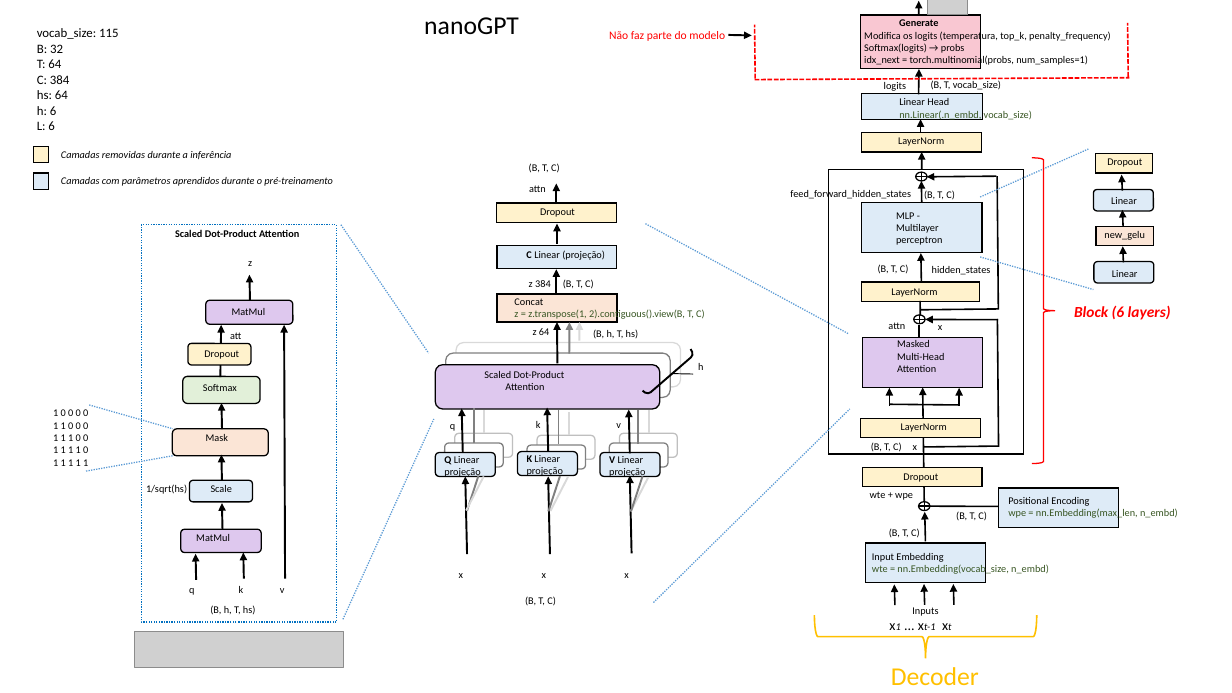
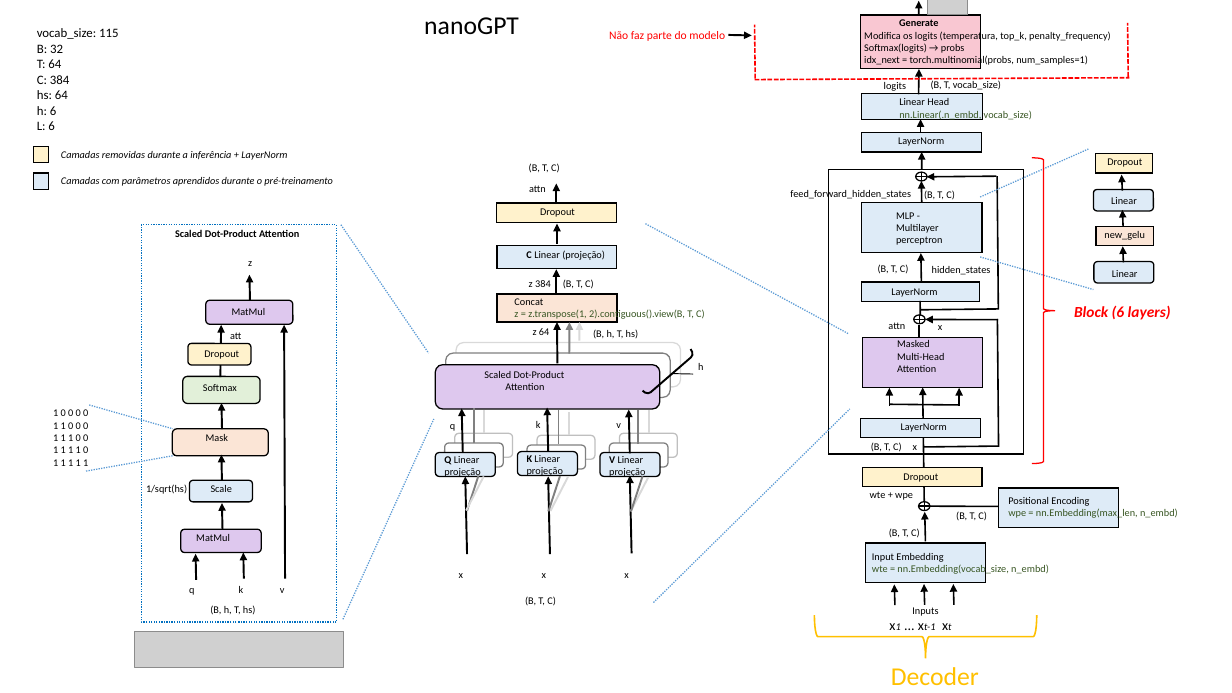
Before and after one commit to wmelo52/GPTLab, a slide deck: slide 1 of GPT_model.pptx. Drawn at 1232x693 pixels with LibreOffice and Linux fonts; fonts in the diff are those of the drawing; grey boxes stand for pictures. Boxes give left, top, right and bottom in pixels: in the first picture for what was removed or moved away, otherwise in the second. Text is boxed around its words. In the diff, an @@ line names an element or a change of style, - is before the commit and + after.

Commit message:
Alterado cor da camada de normalização

```diff
--- a/GPT_model.pptx
+++ b/GPT_model.pptx
@@ text at (61, 151, 287, 160): text changed @@
-Camadas removidas durante a inferência
+Camadas removidas durante a inferência + LayerNorm
@@ fill #FFF2CC to #DEEBF7 in 3 elements at (862, 132, 982, 152), (862, 282, 980, 301), (861, 419, 982, 438) @@
```
Also in this commit, not shown: 1 other file.
